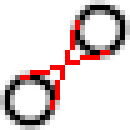
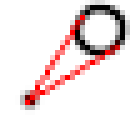
Two versions of the same layered image (130px x 130px). Layer-by-layer changes:
added layer "Layer #2" above "Background copy" over [left=25, top=15, right=120, bottom=105]
added layer "Background copy" above "Layer #1" over [left=0, top=15, right=120, bottom=130]
